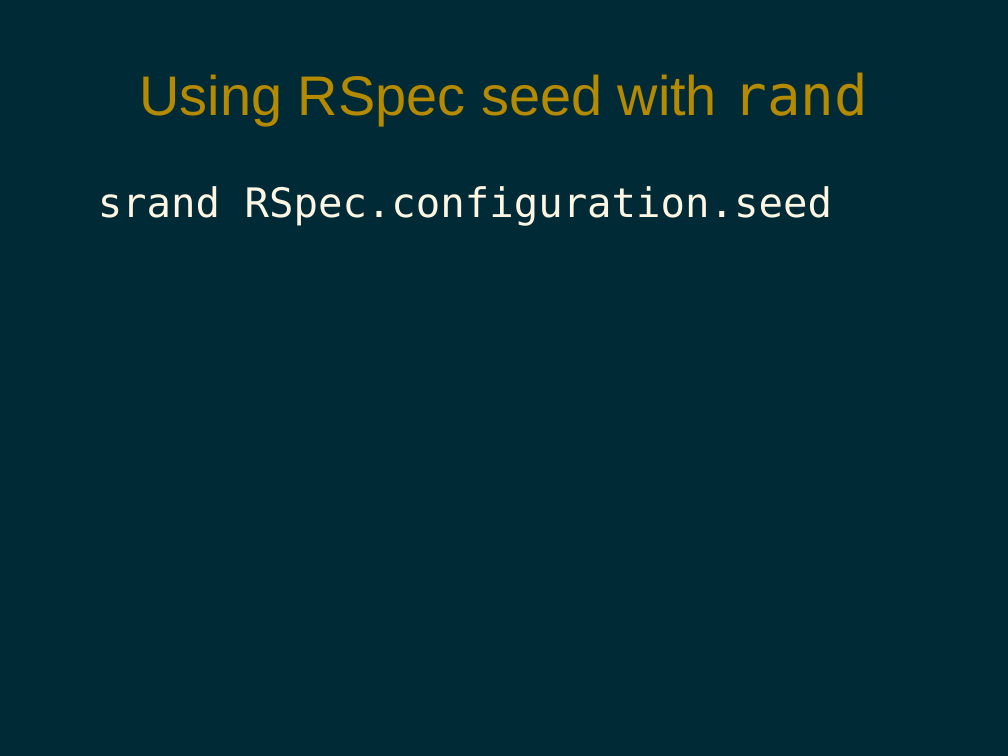
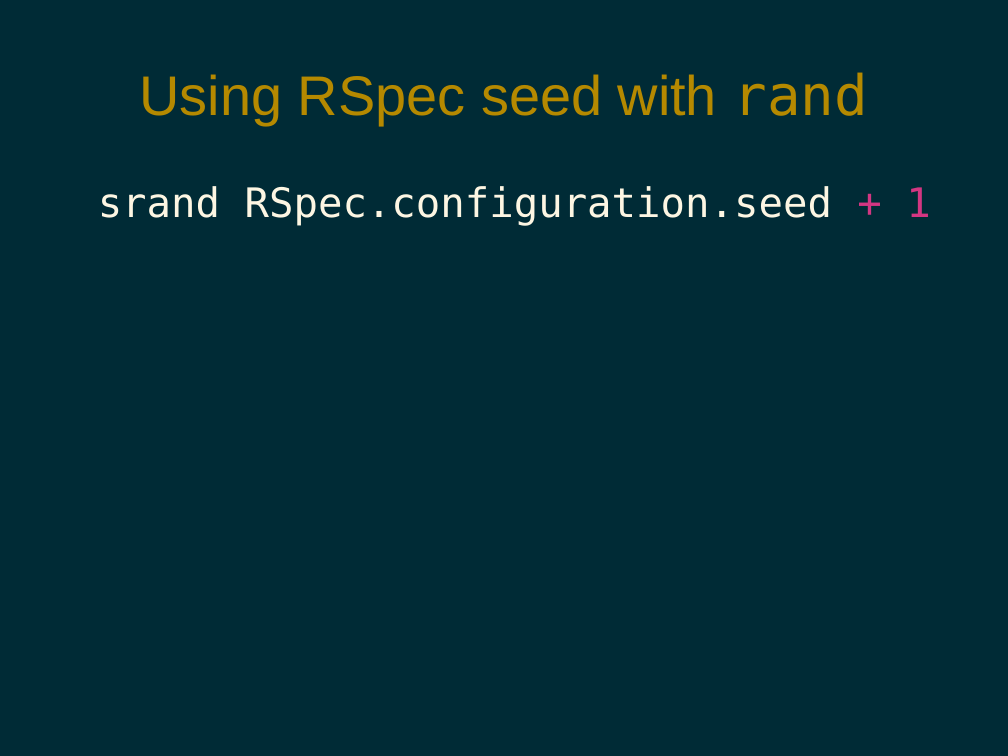
Before and after one commit to pdg137/randomness-pres, a slide deck: slide 10 of randomness.odp. Drawn at 1008x756 pixels with LibreOffice and Linux fonts; fonts in the diff are those of the drawing. Boxes give left, top, right and bottom in pixels: in the first picture for what was removed or moved away, otherwise in the second. Text is boxed around its words. In the diff, an @@ line names an element or a change of style, - is before the commit and + after.

Commit message:
clearer code for breaking on exception, added +1 in presentation

```diff
--- a/randomness.odp
+++ b/randomness.odp
@@ text at (98, 186, 930, 226): text changed @@
-srand RSpec.configuration.seed
+srand RSpec.configuration.seed + 1
```
Also in this commit, not shown: 1 other file.
